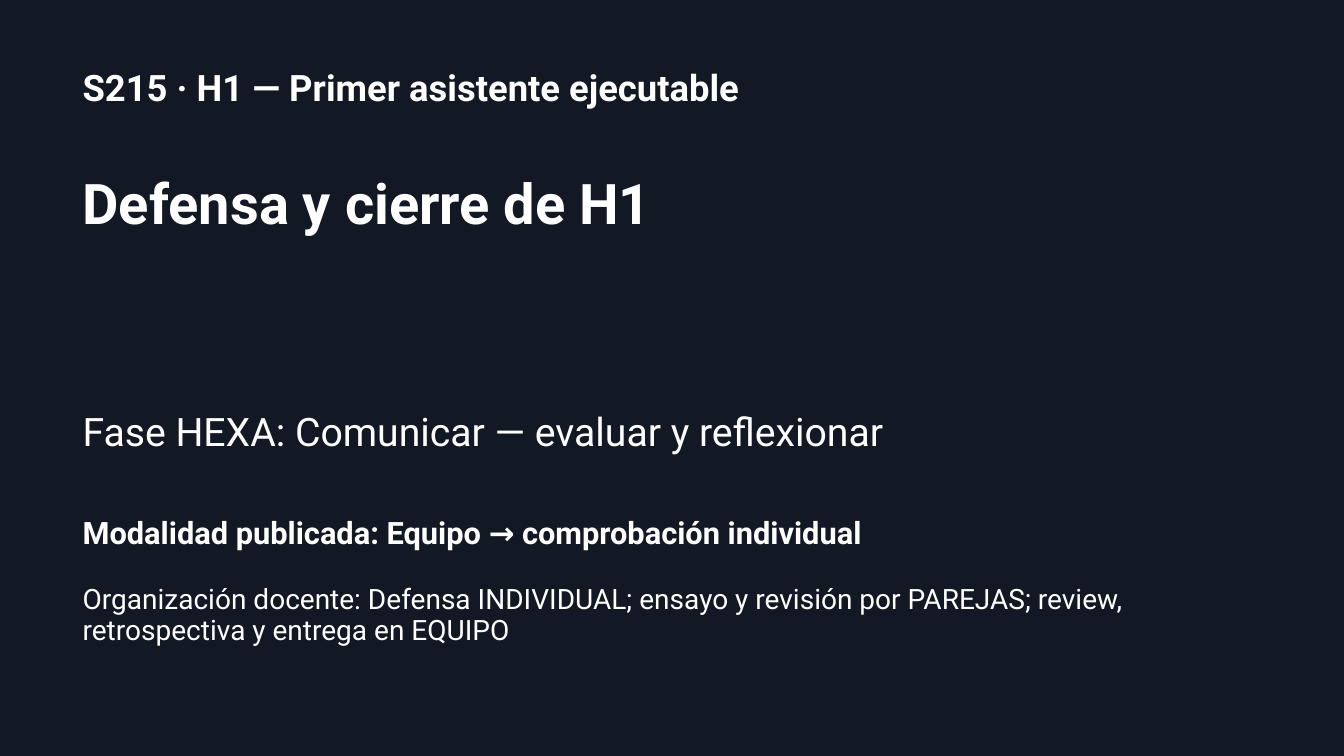
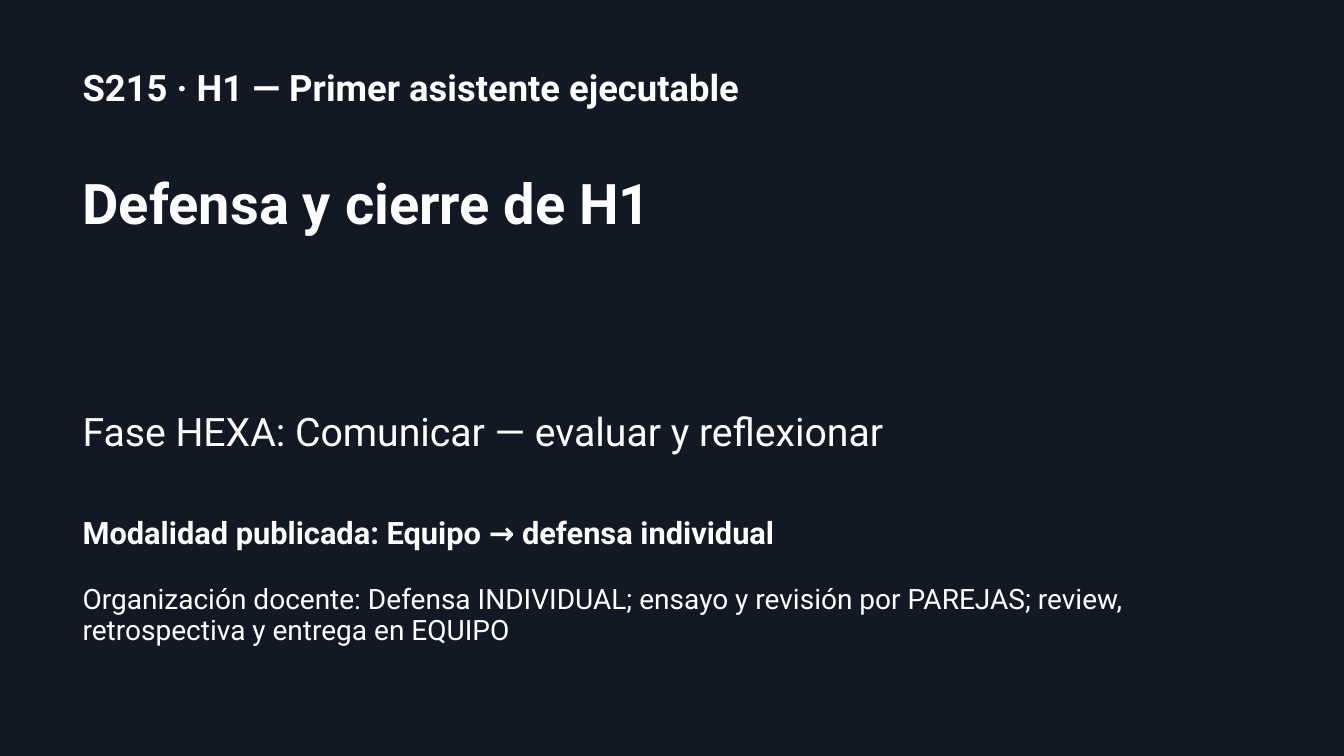
Before and after one commit to llombardero/curso-26-27, a slide deck: slide 1 of 02-PROFESORADO/03-PRESENTACIONES/POR-SESION/h1/S215-defensa-y-cierre-h1-presentacion.pptx. Drawn at 1344x756 pixels with LibreOffice and Linux fonts; fonts in the diff are those of the drawing. Boxes give left, top, right and bottom in pixels: in the first picture for what was removed or moved away, otherwise in the second. Text is boxed around its words. In the diff, an @@ line names an element or a change of style, - is before the commit and + after.

```diff
--- a/02-PROFESORADO/03-PRESENTACIONES/POR-SESION/h1/S215-defensa-y-cierre-h1-presentacion.pptx
+++ b/02-PROFESORADO/03-PRESENTACIONES/POR-SESION/h1/S215-defensa-y-cierre-h1-presentacion.pptx
@@ text at (83,520,774,551): text changed @@
-Modalidad publicada: Equipo → comprobación individual
+Modalidad publicada: Equipo → defensa individual
```
Also in this commit, not shown: 2 other slides changed, 2 slides added, 2 slides removed, 56 other files.
